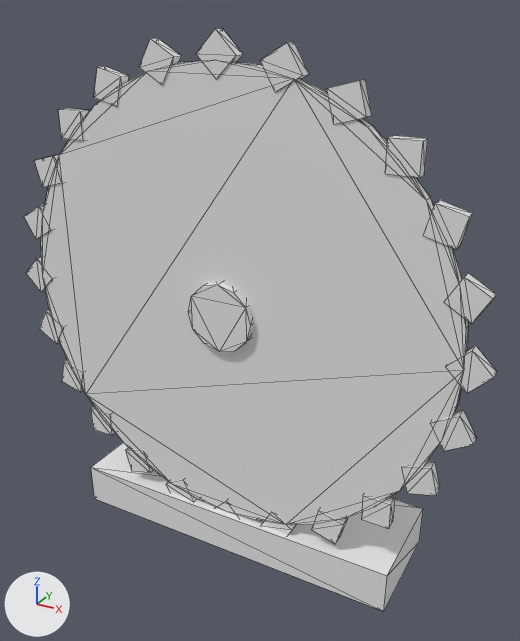
Before and after pictures for a commit that changed the glTF model godot/assets3d/props/saw_blade.glb.
Both versions are drawn from a 50 mm camera at (1.46, -2.35, 2.39) aimed at (0.05, 0.21, 1.11). Arrows for +X, +Y and +Z are at lower left; the lights stay in place. The first picture is the older version. Mesh edges are drawn as thin lines. Vertices at exactly the same position are counted once.

The scene before the commit, as lines of its bpy script (objects in view):
```python
me_me_483 = bpy.data.meshes.new('me.483')
me_me_483.from_pydata(...)  # 312 vertices, 512 faces; spans x -1.1..1.1, y -0.05..0.45, z 0.0..2.3
ob_ob = bpy.data.objects.new('ob', me_me_483)
ob_ob.location = (0.0, 0.0, 0.0)
```
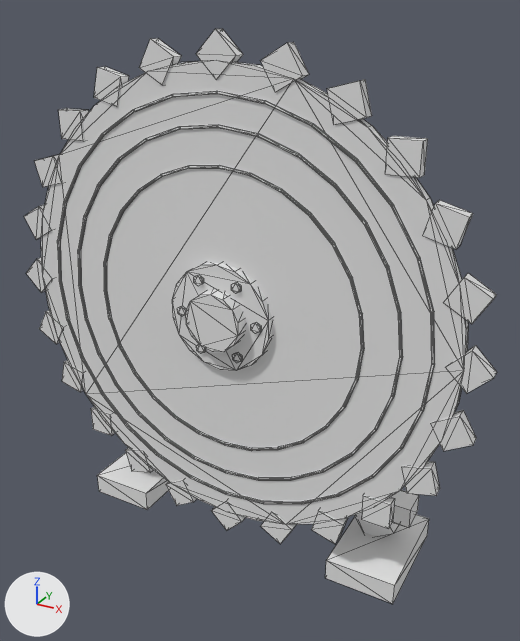
Diff of the bpy script that builds the scene:
```diff
--- a/godot/assets3d/props/saw_blade.glb.py
+++ b/godot/assets3d/props/saw_blade.glb.py
@@ me_me_483 @@
 # used by ob_ob; location = (0.0, 0.0, 0.0)
-me_me_483.from_pydata(...)  # 312 vertices, 512 faces; spans x -1.1..1.1, y -0.05..0.45, z 0.0..2.3
+me_me_483.from_pydata(...)  # 1120 vertices, 1752 faces; spans x -1.1..1.1, y -0.1..0.51, z 0.0..2.3
+# me_me_483 part 1: a new loose piece, a 14-sided cylinder along y spanning x -0.12..0.12, y -0.1..0.02, z 1.07..1.33
+# me_me_483 part 2: a new loose piece, a 6-sided cylinder along y spanning x 0.158..0.198, y -0.059..-0.047, z 1.177..1.223
+# me_me_483 part 3: a new loose piece, a 6-sided cylinder along y spanning x 0.069..0.109, y -0.059..-0.047, z 1.331..1.377
+# me_me_483 part 4: a new loose piece, a 6-sided cylinder along y spanning x -0.109..-0.069, y -0.059..-0.047, z 1.331..1.377
+# me_me_483 part 5: a new loose piece, a 6-sided cylinder along y spanning x -0.198..-0.158, y -0.059..-0.047, z 1.177..1.223
+# me_me_483 part 6: a new loose piece, a 6-sided cylinder along y spanning x -0.109..-0.069, y -0.059..-0.047, z 1.022..1.068
+# me_me_483 part 7: a new loose piece, a 6-sided cylinder along y spanning x 0.069..0.109, y -0.059..-0.047, z 1.022..1.068
+# me_me_483 part 8: 23 vertices moved from x -0.15..0.15, y -0.05..0.35, z 1.05..1.35 to x -0.23..0.23, y -0.05..0.0, z 0.97..1.43; 17 vertices removed from x -0.8..0.8, y -0.05..0.45, z 0.0..1.35; 725 vertices added at x -0.89..0.89, y -0.05..0.51, z 0.0..2.09
```

Pixel boxes [x1, y1, x2, y2] of what changed, in the pictures (520 x 641 px):
'ob', reshaped: before [24, 29, 497, 611]; after [24, 29, 497, 604]
part 1 of me_me_483, added: after [186, 290, 245, 352]
part 2 of me_me_483, added: after [251, 322, 261, 334]
part 3 of me_me_483, added: after [231, 282, 241, 294]
part 4 of me_me_483, added: after [194, 275, 204, 286]
part 5 of me_me_483, added: after [177, 306, 187, 317]
part 6 of me_me_483, added: after [196, 344, 206, 354]
part 7 of me_me_483, added: after [232, 352, 242, 363]
part 8 of me_me_483, reshaped: before [91, 282, 423, 611]; after [57, 91, 435, 604]
